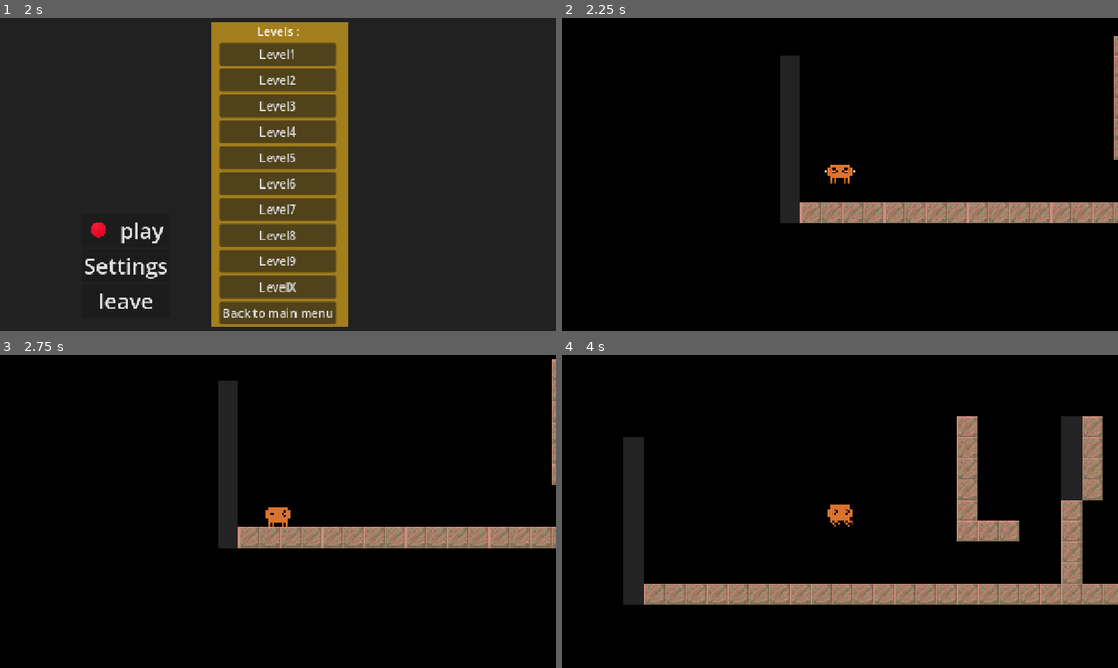
Above: before the commit, frames 1-4 (two rows, left to right).
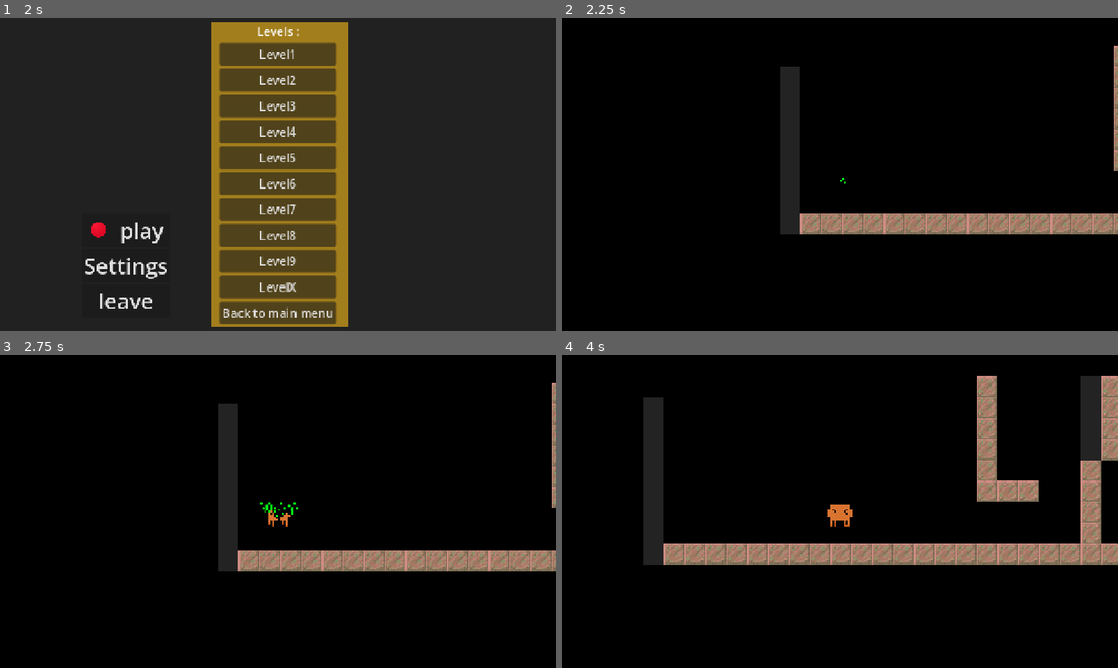
Above: after the commit, the same moments.

Repository: dav473programer/byte.me_game
Game: Godot game, scene res://scenes/main.tscn
Two runs of this game, one before a commit and one after it. Both use one fixed random seed, a clock stepped at 60 frames per second and the inputs below.
Inputs:
- Up to frame 1 (2 s): click "play" at 0.5 s; click "play" at 1.25 s
- Up to frame 2 (2.25 s): click "Level1" at 2 s
- Up to frame 3 (2.75 s): no input
- Up to frame 4 (4 s): hold Space (jump) 2.78-3.53 s; hold D (right) from 2.78 s (still down); tap Space (jump) at 3.6, 3.77 s

Frame 1 is identical in both runs. In frame 2, 5.4% of the frame differs, in the area x 39-100%, y 5-70%; in frame 3, 8.7%; in frame 4, 23%, in the area x 11-100%, y 6-80%.

Commit message:
Added something(HElp, its 2 am, im bonked up)

Diff:
--- a/scripts/player.gd
+++ b/scripts/player.gd
@@ -9,10 +9,19 @@
 const JUMP_VELOCITY = -800.0
 const CLIMB_SPEED = 200.0
 
+var fr = true
 var xaddr = 0
 var dir = false
 
 func _physics_process(delta: float) -> void:
+	if fr:
+		animated_sprite_2d.speed_scale = (-1)
+		animated_sprite_2d.animation = "die"
+		await get_tree().create_timer(1.4).timeout
+		animated_sprite_2d.speed_scale = (1)
+		animated_sprite_2d.animation = "idle"
+		fr = false
+
 	if velocity.x > 1 and is_on_floor():
 		animated_sprite_2d.animation = "walk"
 		animated_sprite_2d.flip_h = false
@@ -23,7 +32,7 @@
 		animated_sprite_2d.flip_h = true
 		if not audio_stream_player_2d_2.playing:
 			audio_stream_player_2d_2.play()
-	if velocity.x == 0 and not is_on_wall():
+	if velocity.x == 0 and not is_on_wall() and animated_sprite_2d.animation != "die":
 		animated_sprite_2d.animation = "idle"
 	print(velocity.x)
 	# Add the gravity.
@@ -39,6 +48,8 @@
 	var blocked = (wall_tile and wall_tile.get_custom_data("nclimbable")) or (body_tile and body_tile.get_custom_data("nclimbable"))
 
 	if Input.is_action_just_pressed("restart"):
+		animated_sprite_2d.animation = "die"
+		await get_tree().create_timer(1.4).timeout
 		get_tree().reload_current_scene()
 
 	if is_on_wall() and not blocked and (Input.is_action_pressed("left") or Input.is_action_pressed("right")):
@@ -55,7 +66,7 @@
 				xaddr = -1000
 			else:
 				xaddr = 1000
-			velocity.y = 0
+			velocity.y = -500
 	else:
 		animated_sprite_2d.rotation_degrees = move_toward(animated_sprite_2d.rotation_degrees, 0, 15)
 	# Handle jump.
@@ -64,6 +75,8 @@
 		audio_stream_player_2d.play()
 
 	if xaddr != 0:
+		if velocity.y == 0:
+			velocity.y += 10
 		if not dir:
 			xaddr += 50
 		else:
@@ -79,6 +92,5 @@
 			velocity.x = move_toward(velocity.x, 0, SPEED)
 	else:
 		velocity.x = xaddr
-		velocity.y = 0
 
 	move_and_slide()
